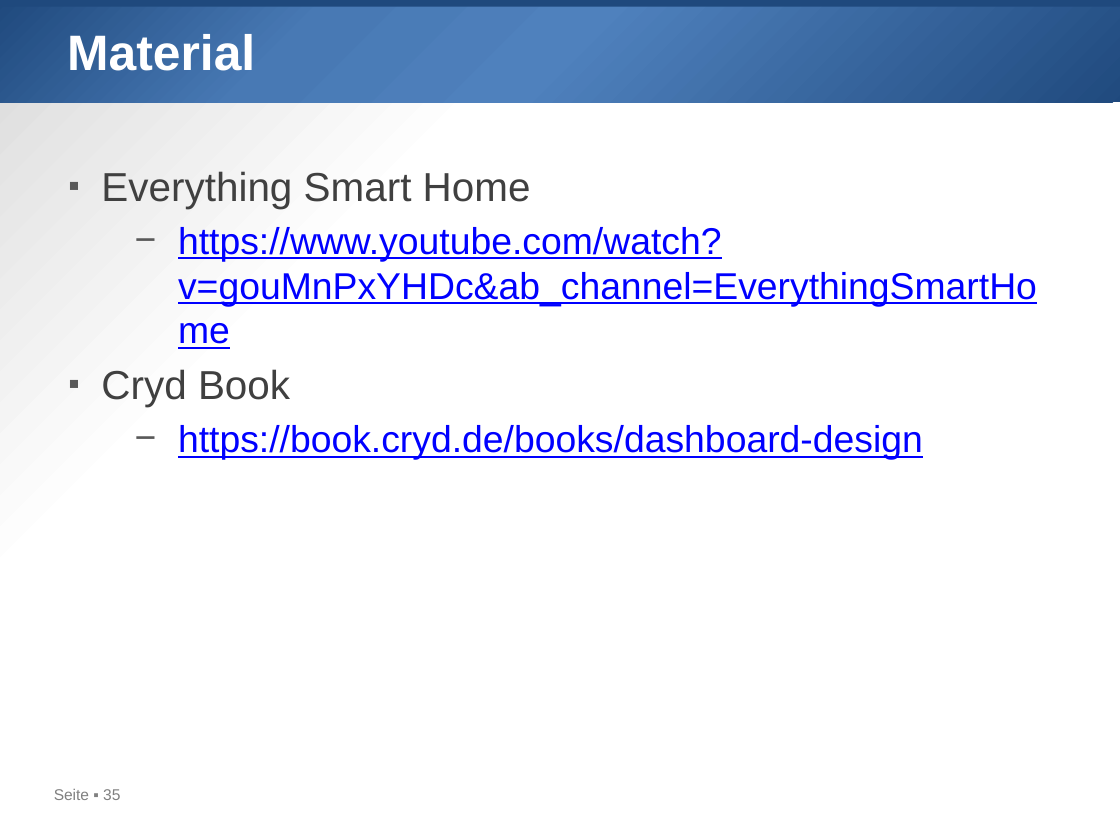
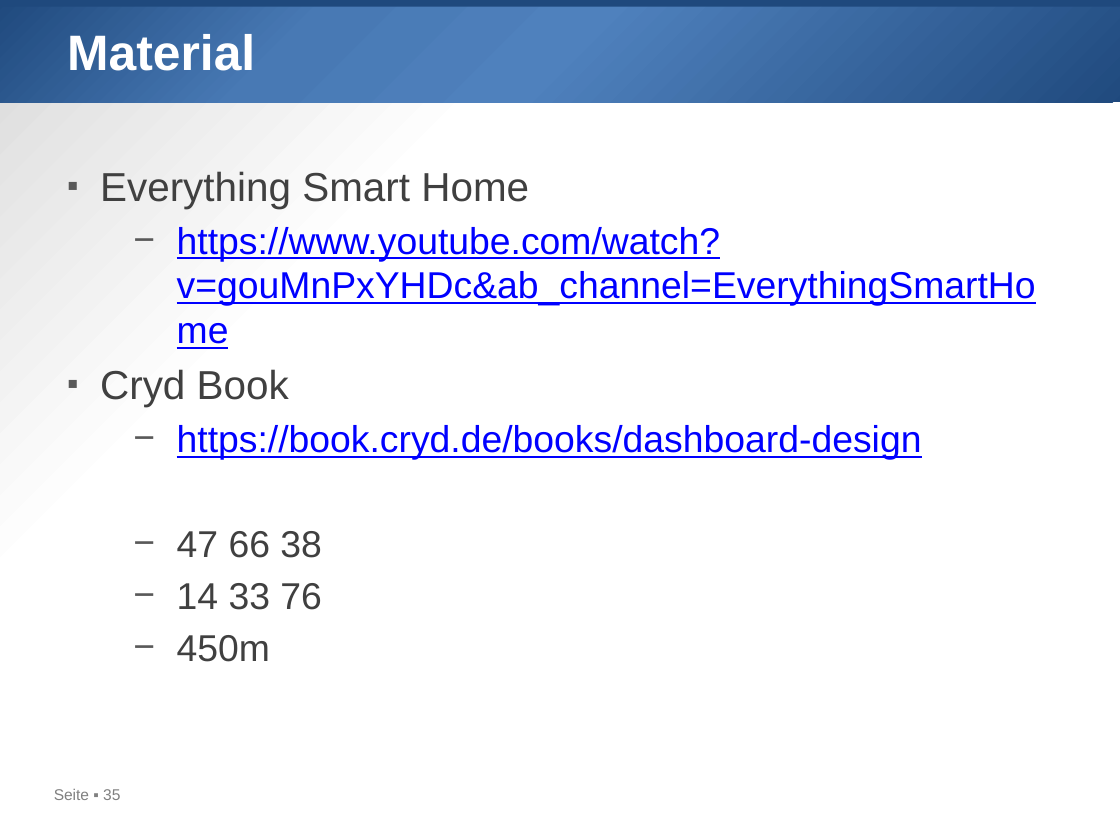
Before and after one commit to htl-leo/sperlhof, a slide deck: slide 35 of ppts/05_Userinterface.pptx. Drawn at 1120x840 pixels with LibreOffice and Linux fonts; fonts in the diff are those of the drawing. Boxes give left, top, right and bottom in pixels: in the first picture for what was removed or moved away, otherwise in the second. Text is boxed around its words. In the diff, an @@ line names an element or a change of style, - is before the commit and + after.

```diff
--- a/ppts/05_Userinterface.pptx
+++ b/ppts/05_Userinterface.pptx
@@ text at [177,531,322,662]: paragraphs added @@
+  − 47 66 38
+  − 14 33 76
+  − 450m
```
Also in this commit, not shown: 1 slide added, 1 other file.
